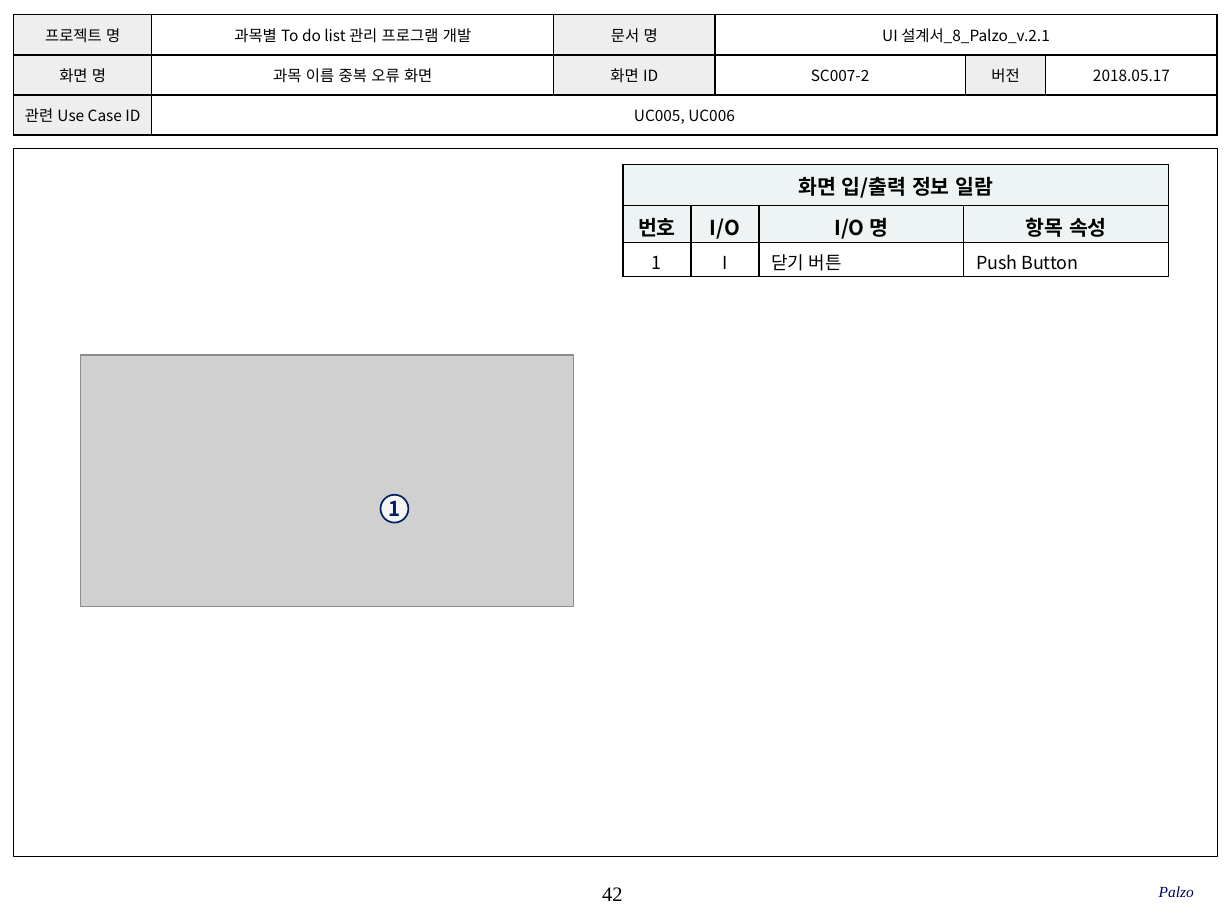
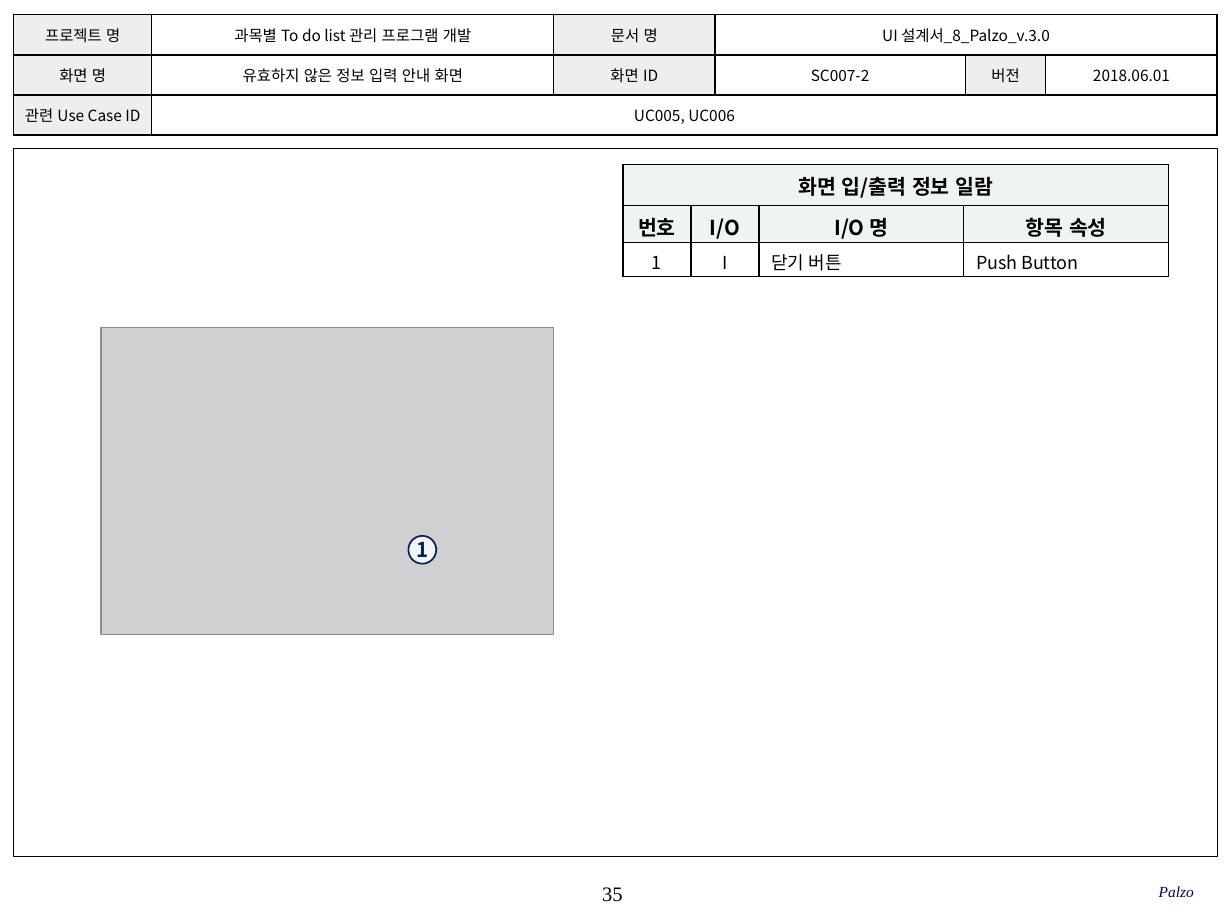
Before and after one commit to SMU-SE-Admin/18-1_8_PALZO_Doc, a slide deck: slide 35 of 03 설계/UI 설계서_8_Palzo.pptx (slide 42 before the commit). Drawn at 1232x924 pixels with LibreOffice and Linux fonts; fonts in the diff are those of the drawing; grey boxes stand for pictures; background and template pictures are left out. Boxes give left, top, right and bottom in pixels: in the first picture for what was removed or moved away, otherwise in the second. Text is boxed around its words. In the diff, an @@ line names an element or a change of style, - is before the commit and + after.

Commit message:
#1102 UI설계서 작성
화면 UI 수정, 일부 변경 (최종본)

```diff
--- a/03 설계/UI 설계서_8_Palzo.pptx
+++ b/03 설계/UI 설계서_8_Palzo.pptx
@@ table at [14,15,1216,136] @@
-row 1, column 4: UI 설계서_8_Palzo_v.2.1
+row 1, column 4: UI 설계서_8_Palzo_v.3.0
-row 2, column 2: 과목 이름 중복 오류 화면
+row 2, column 2: 유효하지 않은 정보 입력 안내 화면
-row 2, column 6: 2018.05.17
+row 2, column 6: 2018.06.01
@@ picture: place and size @@
-picture at [81,355,574,606]
+picture at [101,328,554,634]
@@ ellipse "1": place and size @@
-ellipse "1" at [381,495,409,524]
+ellipse "1" at [408,536,436,564]
@@ page number at [602,887,622,902]: text changed @@
-42
+35
```
Also in this commit, not shown: 36 other slides changed, 1 slide added, 4 slides removed.
